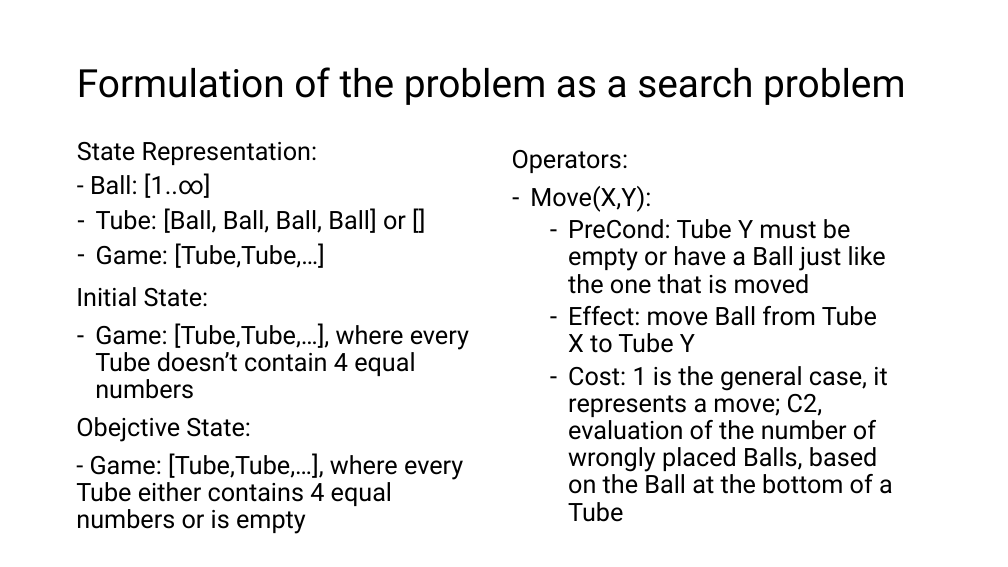
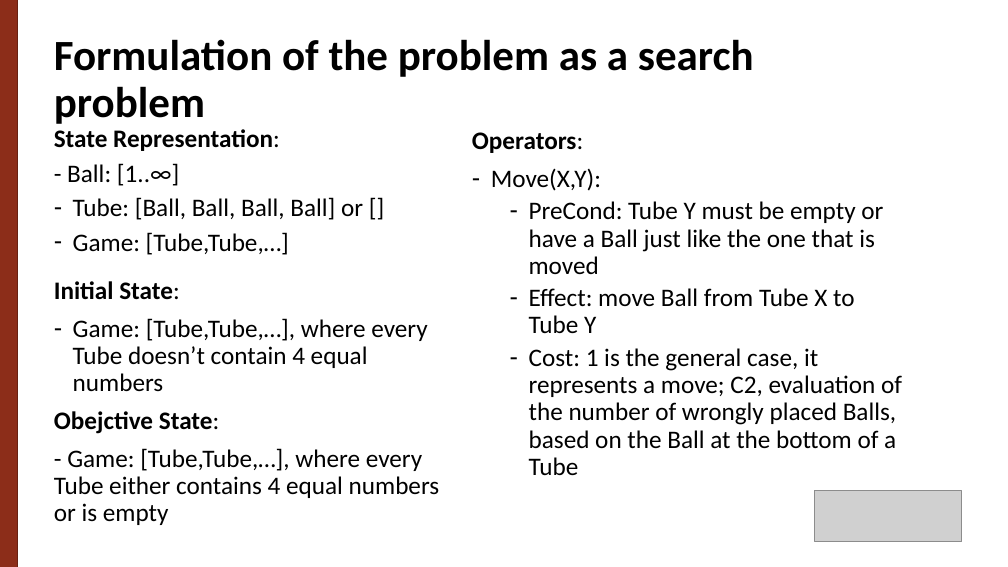
Before and after one commit to g-batalhao-a/IART, a slide deck: slide 4 of Project1/docs/Ball Sort Puzzle.pptx. Drawn at 1008x567 pixels with LibreOffice and Linux fonts; fonts in the diff are those of the drawing; grey boxes stand for pictures. Boxes give left, top, right and bottom in pixels: in the first picture for what was removed or moved away, otherwise in the second. Text is boxed around its words. In the diff, an @@ line names an element or a change of style, - is before the commit and + after.

```diff
--- a/Project1/docs/Ball Sort Puzzle.pptx
+++ b/Project1/docs/Ball Sort Puzzle.pptx
@@ rectangle added at [0,0,18,567], fill #8C2D19, outline #682112 1 pt @@
@@ text "Formulation of the problem as ...": place and size @@
-text "Formulation of the problem as ..." at [77,67,906,105]
+text "Formulation of the problem as ..." at [54,39,754,124]
@@ text "Formulation of the problem as ..." at [54,39,754,124]: size 37 to 41 pt, font Roboto to Calibri, bold on @@
@@ text "State Representation:": place and size @@
-text "State Representation:" at [77,142,406,268]
+text "State Representation:" at [54,129,363,255]
@@ text "State Representation:" at [54,129,363,255]: font Roboto to Calibri; bold on in "State Representation:" @@
@@ text "Operators:": place and size @@
-text "Operators:" at [512,150,893,522]
+text "Operators:" at [472,132,902,475]
@@ text "Operators:" at [472,132,902,475]: font Roboto to Calibri; bold on in "Operators:" @@
@@ text "Initial State:": place and size @@
-text "Initial State:" at [76,287,469,534]
+text "Initial State:" at [54,281,440,525]
@@ text "Initial State:" at [54,281,440,525]: font Roboto to Calibri; bold on in "Initial State:", "Obejctive State:" @@
@@ picture added at [815,491,962,541] @@
```
Also in this commit, not shown: 4 other slides changed, 2 other files.
